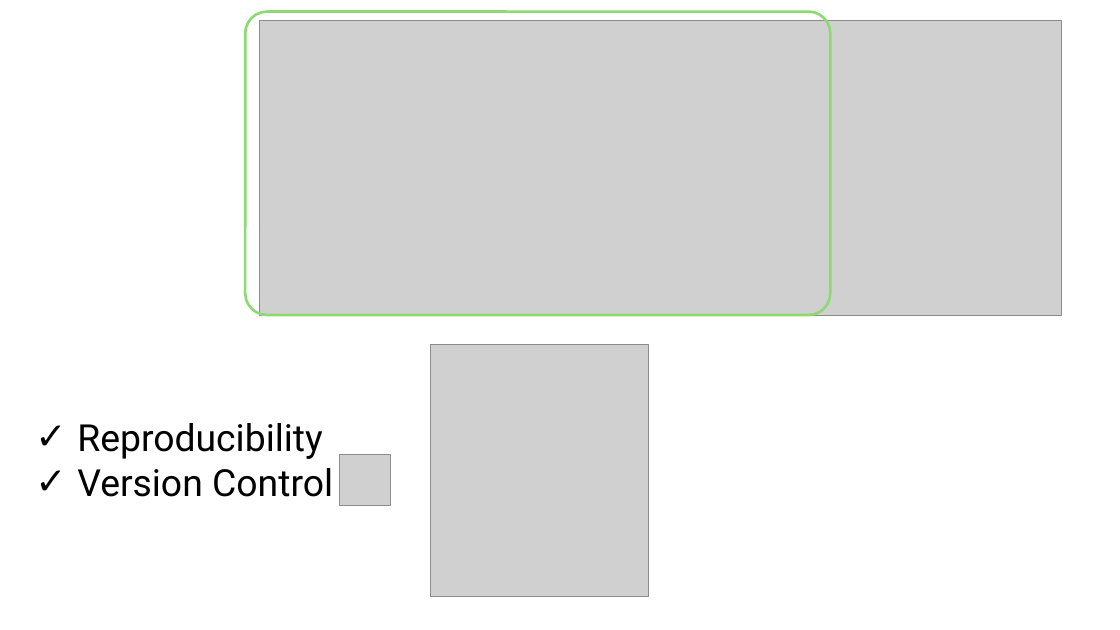
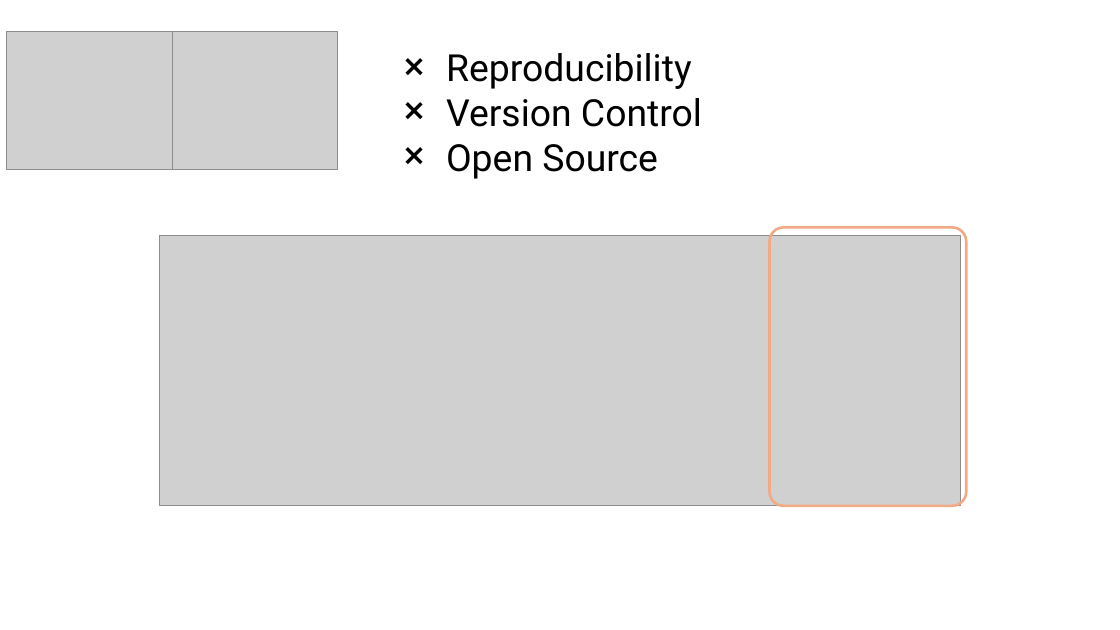
Before and after one commit to jhelvy/2025-posit-conf-surveydown, a slide deck: slide 4 of images/images.pptx. Drawn at 1120x630 pixels with LibreOffice and Linux fonts; fonts in the diff are those of the drawing; grey boxes stand for pictures. Boxes give left, top, right and bottom in pixels: in the first picture for what was removed or moved away, otherwise in the second. Text is boxed around its words. In the diff, an @@ line names an element or a change of style, - is before the commit and + after.

```diff
--- a/images/images.pptx
+++ b/images/images.pptx
@@ rounded rectangle removed at (245,12,831,315) @@
@@ picture removed at (260,20,1061,315) @@
@@ picture added at (7,31,172,170) @@
@@ picture added at (172,31,338,170) @@
@@ text "Reproducibility": place and size @@
-text "Reproducibility" at (77,423,333,497)
+text "Reproducibility" at (446,53,702,179)
@@ text at (446,53,702,127): bullet ✓ to ❌ @@
@@ text at (446,144,658,179): paragraph added @@
+❌ Open Source
@@ picture added at (160,235,961,506) @@
@@ rounded rectangle added at (770,228,966,507), outline #F2AA84 2.25 pt @@
@@ picture removed at (430,344,649,597) @@
@@ picture removed at (339,455,391,506) @@
```
Also in this commit, not shown: 5 other slides changed, 5 slides added, 5 slides removed, 16 other files.
